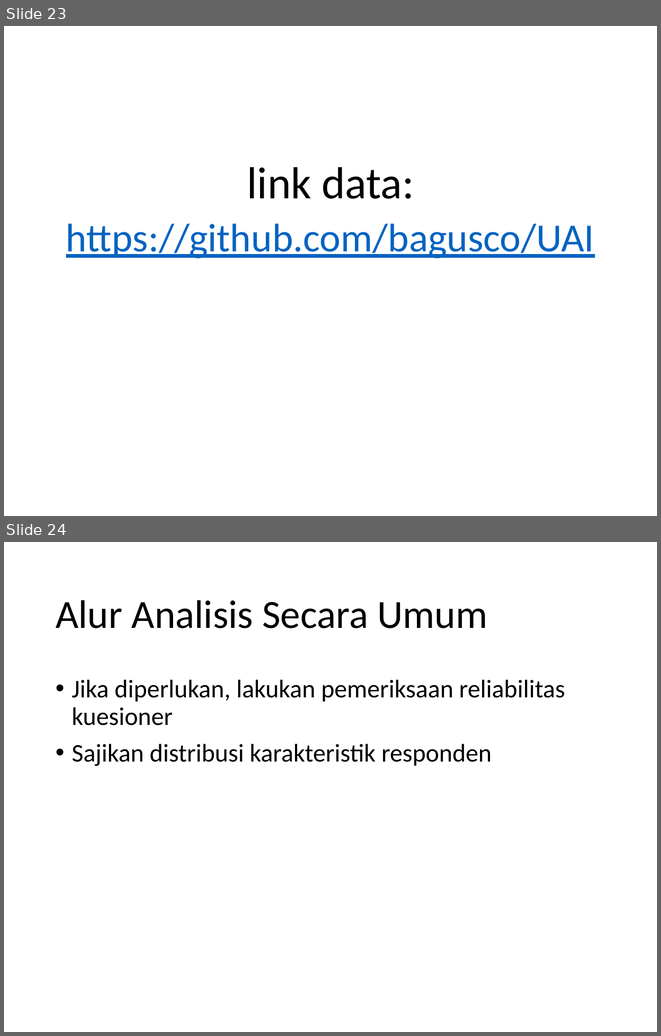
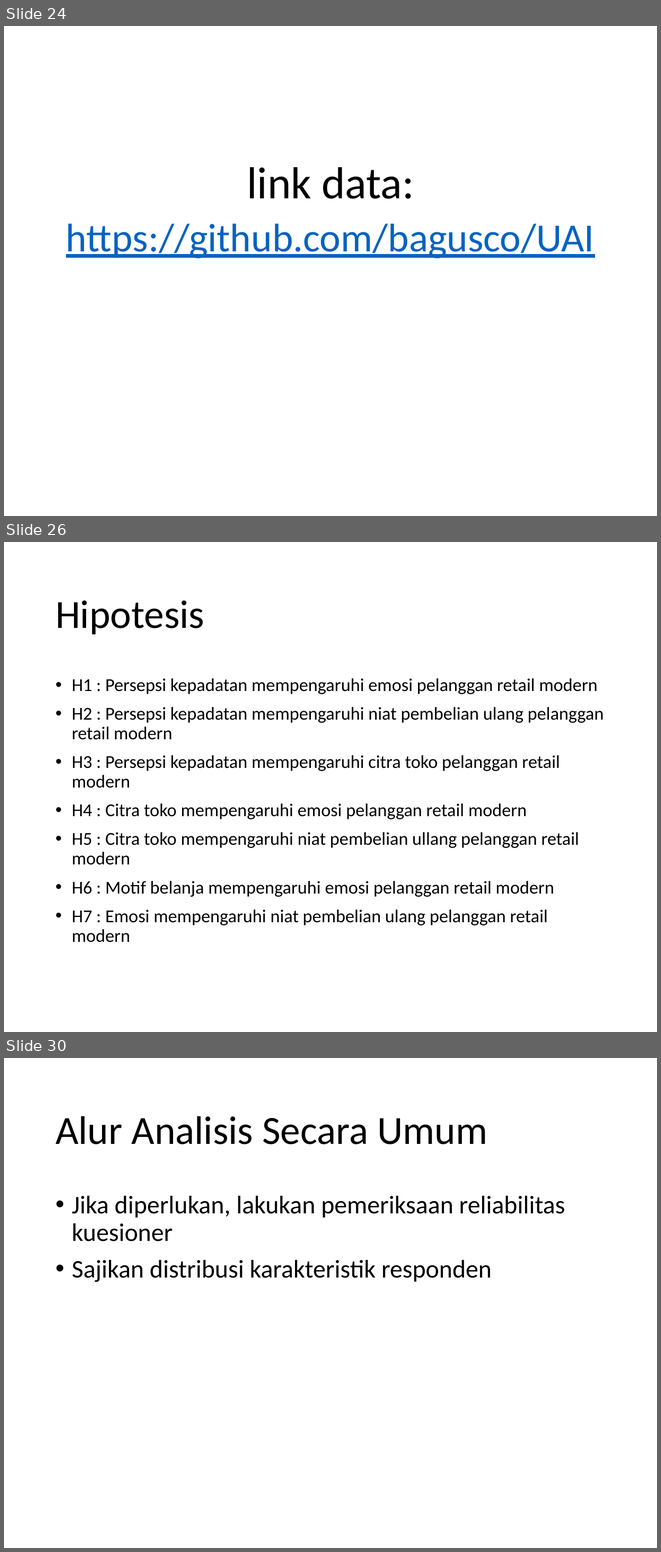
Before and after one commit to bagusco/UAI, a slide deck: Bahan Diskusi di UAI.pptx. Shown one above the other, each under a label of ours: slides 23 and 24 before the commit, slides 24, 26 and 30 after it; the slides between them are not shown. The pictures are 661x1036 and 661x1552 pixels, drawn with LibreOffice and Linux fonts; fonts in the diff are those of the drawing. Boxes give left, top, right and bottom in pixels: in the first picture for what was removed or moved away, otherwise in the second. Text is boxed around its words. In the diff, an @@ line names an element or a change of style, - is before the commit and + after.

```diff
--- a/Bahan Diskusi di UAI.pptx
+++ b/Bahan Diskusi di UAI.pptx
@@ slide 26 added at [4,542,657,1032], background #FFFFFF @@
@@ title added at [55,600,204,634], 44 pt, text #000000 @@
+Hipotesis
@@ text added at [72,678,604,942], 20 pt, text #000000 @@
+• H1 : Persepsi kepadatan mempengaruhi emosi pelanggan retail modern
+• H2 : Persepsi kepadatan mempengaruhi niat pembelian ulang pelanggan retail modern
+• H3 : Persepsi kepadatan mempengaruhi citra toko pelanggan retail modern
+• H4 : Citra toko mempengaruhi emosi pelanggan retail modern
+• H5 : Citra toko mempengaruhi niat pembelian ullang pelanggan retail modern
+• H6 : Motif belanja mempengaruhi emosi pelanggan retail modern
+• H7 : Emosi mempengaruhi niat pembelian ulang pelanggan retail modern
@@ what was slide 23 is now slide 24 @@
@@ what was slide 24 is now slide 30 @@
```
Also in this commit, not shown: 1 slide changed, 10 other slides added, 2 slides removed.
